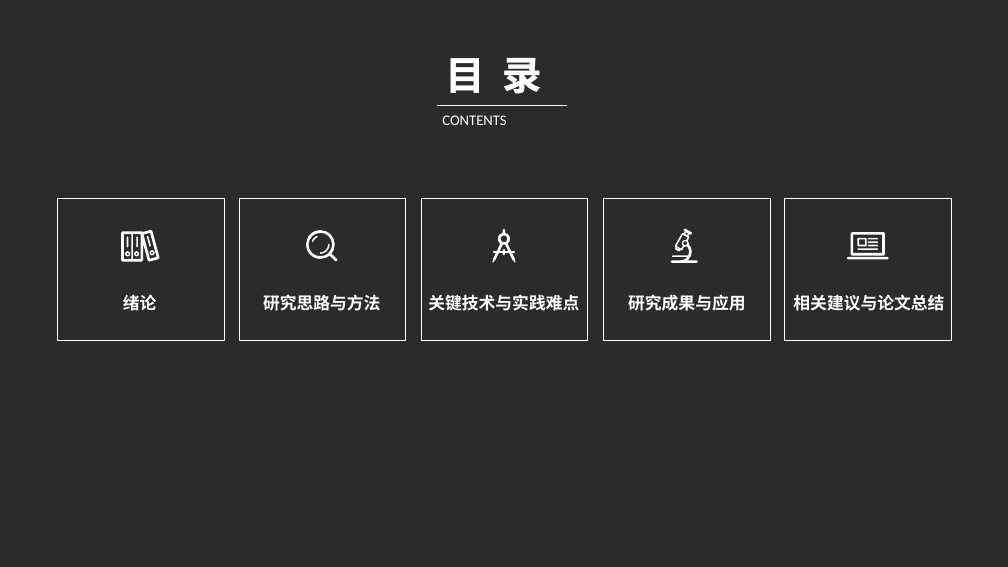
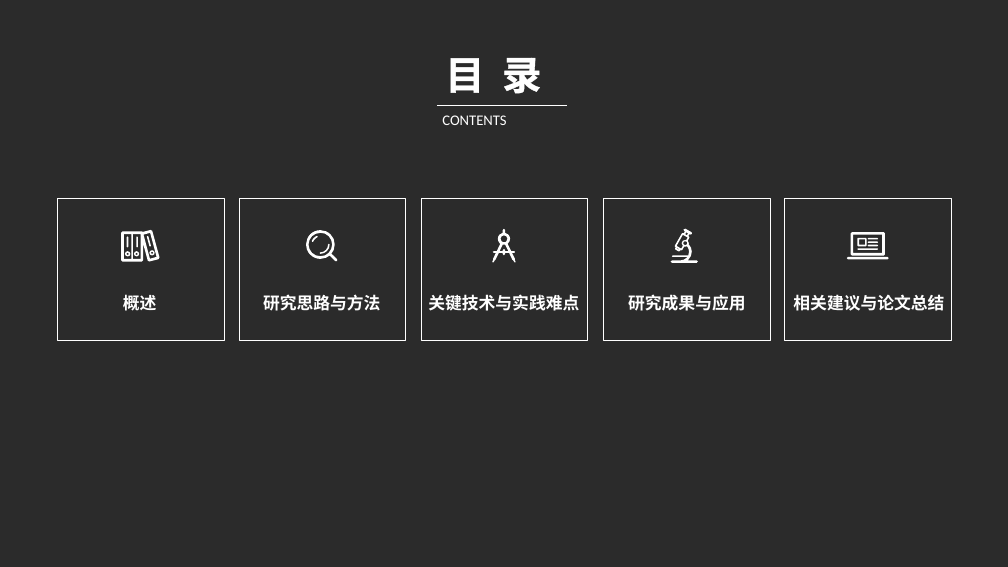
Before and after one commit to girlChan/Mybatis, a slide deck: slide 2 of mybatis培训系列一.pptx. Drawn at 1008x567 pixels with LibreOffice and Linux fonts; fonts in the diff are those of the drawing; background and template pictures are left out; a plain dark background stands for a picture behind light text. Boxes give left, top, right and bottom in pixels: in the first picture for what was removed or moved away, otherwise in the second. Text is boxed around its words. In the diff, an @@ line names an element or a change of style, - is before the commit and + after.

```diff
--- a/mybatis培训系列一.pptx
+++ b/mybatis培训系列一.pptx
@@ text at [123, 295, 157, 311]: text changed @@
-绪论
+概述
```
Also in this commit, not shown: 1 other slide changed, 7 slides added, 1 slide removed.
